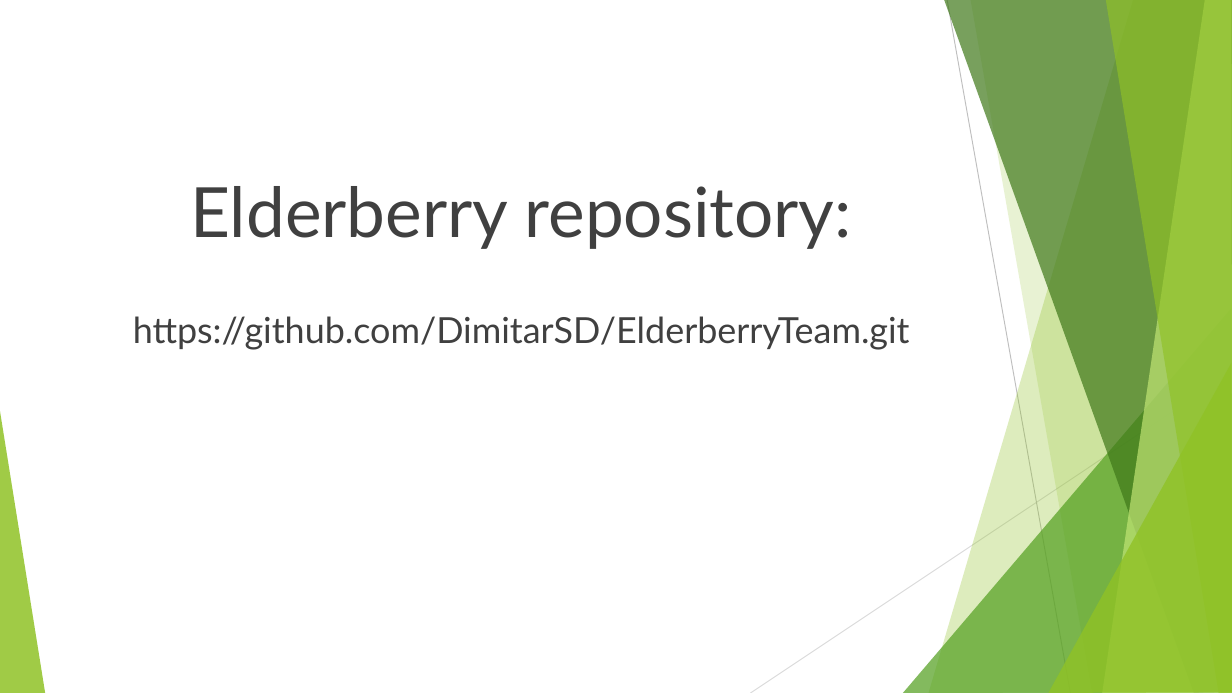
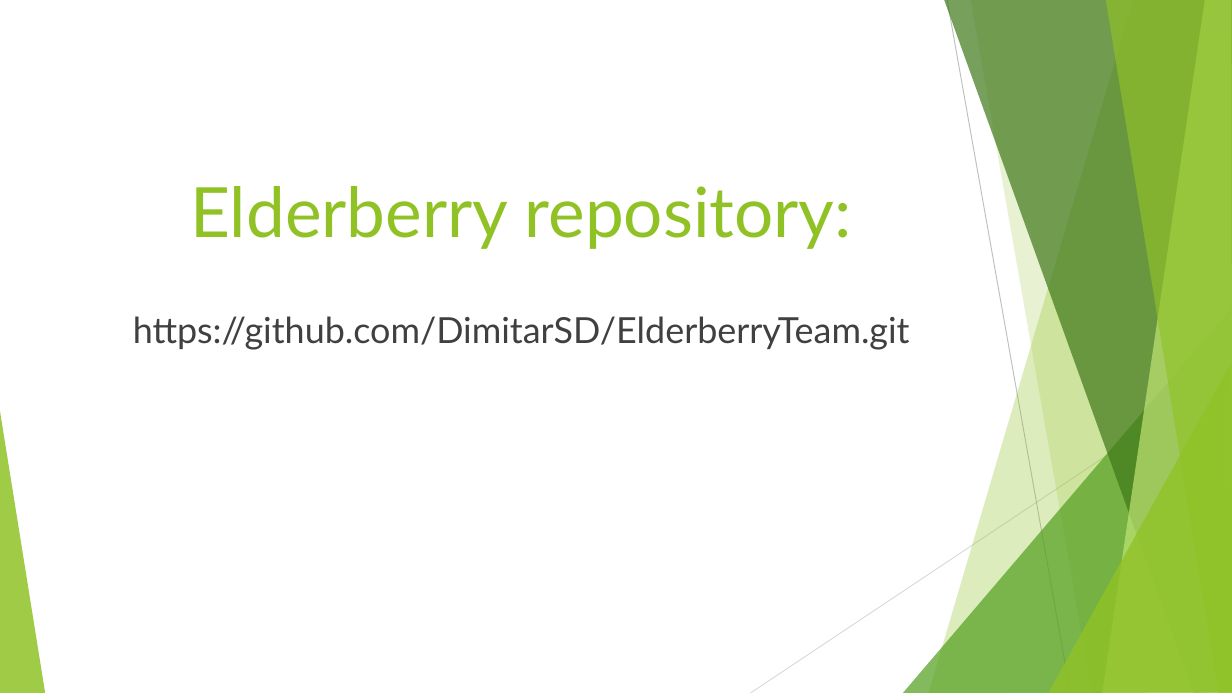
Before and after one commit to DimitarSD/ElderberryTeam, a slide deck: slide 5 of Elderberry Team - Presentation.pptx (slide 4 before the commit). Drawn at 1232x693 pixels with LibreOffice and Linux fonts; fonts in the diff are those of the drawing. Boxes give left, top, right and bottom in pixels: in the first picture for what was removed or moved away, otherwise in the second. Text is boxed around its words. In the diff, an @@ line names an element or a change of style, - is before the commit and + after.

```diff
--- a/Elderberry Team - Presentation.pptx
+++ b/Elderberry Team - Presentation.pptx
@@ text at <box>190,186,852,249</box>: text colour #404040 to #90C226 in "Elderberry repository:" @@
```
Also in this commit, not shown: 1 slide added, 3 other files.
